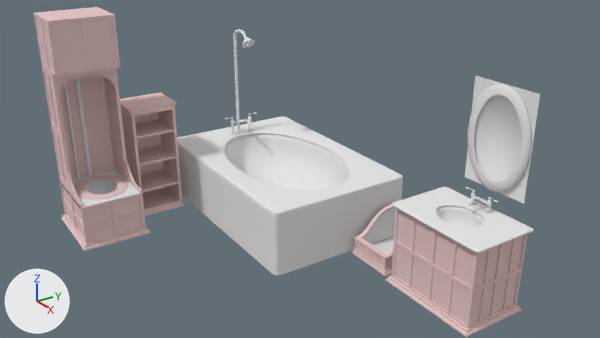
What one commit did to the Blender file Assets/models/house/floor02/bathroom_w/bathroom02g_furniture.blend.
One viewpoint serves both versions: the file's camera 'Camera'. The axes (+X, +Y, +Z) are drawn at lower left. The lights are the same throughout.

In view in the first picture: 'base', 'floor02_bathroom_w_shelves', 'foot_bath_base', 'foot_bath_bottom', 'foot_bath_top_trim', 'foot_bath_top_trim.002', 'mirror_frame', 'mirror_mask', 'side_trim_left', 'side_trim_right', 'sink_base', 'sink_bottom_trim', 'sink_bottom_trim.001', 'sink_bottom_trim.002', 'sink_bottom_trim.003', 'sink_countertop', 'stall_arch.001', 'toilet_seat', 'toilet_stall', 'toilet_tank', 'tub_base', 'tub_basin', 'tub_marble_top'.
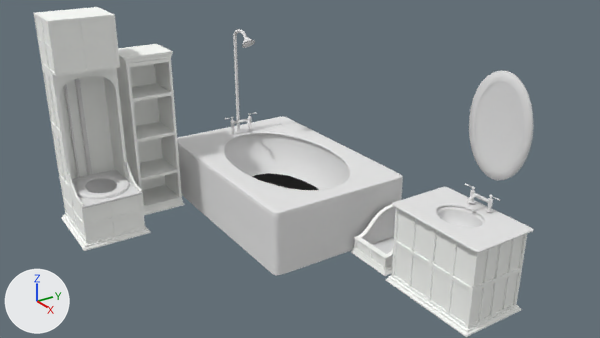
ob_faucet is not drawn itself; it is the parent of ob_water_pipe_hot_001, ob_hot_cold_pipe_connector_001, ob_tub_faucet_spout_001, ob_pipe_cap_cold_003, ob_handle_003, ob_pipe_cap_hot_001, ob_handle_002, ob_pipe_washer_01_001.
ob_shelves is not drawn itself; it is the parent of ob_floor02_bathroom_w_shelves, ob_sink_bottom_trim_002, ob_sink_bottom_trim_003.

Edits to the bpy script that builds the scene:
```text
Change mat_tub_wood01:
    mat_tub_wood01.base_color: (0.8, 0.575, 0.565) -> (0.985, 1.0, 0.97)  # white #e7c8c6 -> white #fdfffc
Change me_cube_008:
    used by ob_base; parent = ob_toilet; location = (-6.005, -2.001, 0.574); scale = (1.03, 0.826, 0.653)
    remove me_cube_008.from_pydata(...)  # 288 vertices, 266 faces, 3 loose edges; spans x -1.0..1.0, y -1.0..1.0, z -1.0..1.0
    add me_cube_008.from_pydata(...)  # 280 vertices, 244 faces; spans x -1.34..1.34, y -1.04..1.04, z -0.68..0.68
    me_cube_008 part 1: 288 vertices removed from x -1.0..1.0, y -1.0..1.0, z -1.0..1.0; 280 vertices added at x -1.34..1.34, y -1.04..1.04, z -0.68..0.68
Change me_icosphere_002:
    used by ob_tub_basin; parent = ob_bathtub; location = (0.0909, -0.00281, 2.059); scale = (0.982, 1.47, 1.1)
    remove me_icosphere_002.from_pydata(...)  # 1002 vertices, 1000 faces; spans x -2.79..2.79, y -1.37..1.37, z -1.75..-0.02
    add me_icosphere_002.from_pydata(...)  # 91 vertices, 160 faces; spans x -3.26..3.26, y -2.01..2.01, z -2.01..0.0
    me_icosphere_002 part 2: 1002 vertices removed from x -2.79..2.79, y -1.37..1.37, z -1.75..-0.02; 91 vertices added at x -3.26..3.26, y -2.01..2.01, z -2.01..0.0
Change ob_faucet:
    ob_faucet.location: (4.621, 3.227, -0.999) -> (4.567, 3.113, -1.319)
    ob_faucet.scale: (1.45, 1.45, 1.45) -> (1.59, 1.59, 1.59)
Remove ob_mirror_mask:
    ob_mirror_mask = bpy.data.objects.new('mirror_mask', me_plane_008)
Change ob_toilet_seat:
    ob_toilet_seat.location: (-5.888, -2.0, 1.504) -> (-5.888, -2.0, 1.531)
Change ob_shelves:
    ob_shelves.location: (-6.631, -1.51, 2.105) -> (-6.631, -1.51, 3.053)
    ob_shelves.scale: (1.0, 1.0, 1.0) -> (1.0, 1.0, 1.44)
Change ob_base:
    ob_base.scale: (1.03, 0.826, 0.653) -> (1.0, 1.0, 1.0)
    ob_base.matrix_parent_inverse: Matrix(((1.0, 0.0, 0.0, 6.0), (0.0, 1.0, 0.0, 2.0), (0.0, 0.0, 1.0, 0.0), (0.0, 0.0, 0.0, 1.0))) -> Matrix(((0.758, 0.0, 0.0, 4.485), (0.0, 0.782, 0.0, 2.934), (0.0, 0.0, 0.957, -0.258), (0.0, 0.0, 0.0, 1.0)))
    ob_base.location: (-6.005, -2.001, 0.574) -> (-5.921, -3.753, 0.869)
Change ob_mirror_frame:
    add ob_mirror_frame.parent = ob_mirror
    add ob_mirror_frame.matrix_parent_inverse = Matrix(((1.0, 0.0, 0.0, -4.248), (0.0, 1.0, 0.0, -4.838), (0.0, 0.0, 1.0, -4.798), (0.0, 0.0, 0.0, 1.0)))
Change ob_tub_basin:
    ob_tub_basin.scale: (0.982, 1.47, 1.1) -> (1.0, 1.0, 1.0)
    add ob_tub_basin.matrix_parent_inverse = Matrix(((0.835, 0.0, 0.0, 2.803), (0.0, 1.0, 0.0, -2.33), (0.0, 0.0, 1.0, -0.138), (0.0, 0.0, 0.0, 1.0)))
    ob_tub_basin.location: (0.0909, -0.00281, 2.059) -> (-3.225, 2.327, 2.266)
Add ob_mirror:
    ob_mirror = bpy.data.objects.new('mirror', None)
    ob_mirror.location = (4.248, 4.838, 5.177)
Add ob_bathtub_liquid:
    ob_bathtub_liquid = bpy.data.objects.new('bathtub_liquid', me_circle_010)  # 32 vertices, 1 face; spans x -2.52..2.52, y -1.94..1.94, z -0.39; in mat_black (black #202020)
    ob_bathtub_liquid.parent = ob_bathtub
    ob_bathtub_liquid.location = (-3.231, 2.335, 1.178)
Add ob_horizontal_pipe:
    ob_horizontal_pipe = bpy.data.objects.new('horizontal_pipe', me_cylinder_012)  # 64 vertices, 32 faces; spans x -0.303..0.303, y -0.048..0.048, z -0.048..0.048; in mat_pipes01 (its picture is missing); modifiers EDGE_SPLIT
    ob_horizontal_pipe.parent = ob_faucet
    ob_horizontal_pipe.location = (4.246, 4.457, 2.985)
Add ob_mirror_stains:
    ob_mirror_stains = bpy.data.objects.new('mirror_stains', me_circle_004)  # 32 vertices, 1 face; spans x -0.87..0.87, y 0.0, z -1.31..1.31
    ob_mirror_stains.parent = ob_mirror
    ob_mirror_stains.location = (4.248, 4.838, 4.798)
```

Changed parts and their boxes (x1, y1, x2, y2) in the pictures (600 x 338 px):
'sink_base', recoloured
    both: (392, 208, 527, 329)
'floor02_bathroom_w_shelves', recoloured, moved, rescaled (8% wider, 43% taller)
    before: (121, 106, 182, 212)
    after: (116, 58, 182, 210)
'toilet_stall', recoloured
    both: (42, 66, 127, 195)
'mirror_frame', moved
    before: (468, 84, 532, 192)
    after: (469, 70, 534, 180)
'tub_basin', reshaped, moved, rescaled (7% taller)
    before: (224, 134, 349, 190)
    after: (224, 131, 349, 191)
'toilet_tank', recoloured
    both: (34, 7, 120, 76)
'mirror_stains', added
    after: (475, 82, 523, 170)
'base', recoloured, reshaped, moved, rescaled
    before: (60, 182, 146, 245)
    after: (60, 182, 145, 245)
'sink_bottom_trim.003', recoloured, moved, rescaled (9% shorter)
    before: (120, 92, 177, 114)
    after: (118, 44, 173, 64)
'mirror_mask', deleted
    before: (465, 75, 540, 204)
'sink_bottom_trim', recoloured
    both: (386, 275, 521, 337)
'toilet_seat', recoloured, moved
    before: (74, 175, 128, 199)
    after: (74, 173, 129, 199)
'sink_bottom_trim.001', recoloured
    both: (61, 214, 151, 251)
'bathtub_liquid', added (black)
    after: (252, 173, 319, 190)
'foot_bath_base', recoloured
    both: (354, 239, 393, 270)
'foot_bath_top_trim', recoloured
    both: (354, 204, 394, 259)
'stall_arch.001', recoloured
    both: (57, 72, 116, 95)
'sink_bottom_trim.002', recoloured, moved, rescaled (13% taller)
    before: (144, 202, 185, 216)
    after: (143, 200, 184, 216)
'foot_bath_bottom', recoloured
    both: (351, 249, 392, 276)
'side_trim_left', recoloured
    both: (68, 174, 83, 209)
'side_trim_right', recoloured
    both: (125, 161, 142, 195)
'tub_faucet_spout.001', moved, rescaled
    before: (468, 197, 481, 206)
    after: (466, 195, 482, 205)
'pipe_cap_cold.003', moved, rescaled (14% narrower, 11% taller)
    before: (486, 200, 492, 208)
    after: (488, 198, 493, 207)
'pipe_cap_hot.001', moved, rescaled
    before: (471, 190, 476, 198)
    after: (470, 186, 475, 196)
'horizontal_pipe', added
    after: (474, 193, 488, 203)
'hot_cold_pipe_connector.001', no longer drawn
    before: (474, 196, 487, 204)
'sink_pipes02', now drawn
    after: (471, 198, 491, 211)
'pipe_washer_01.001', moved, rescaled (not visible before)
    after: (485, 209, 493, 212)
